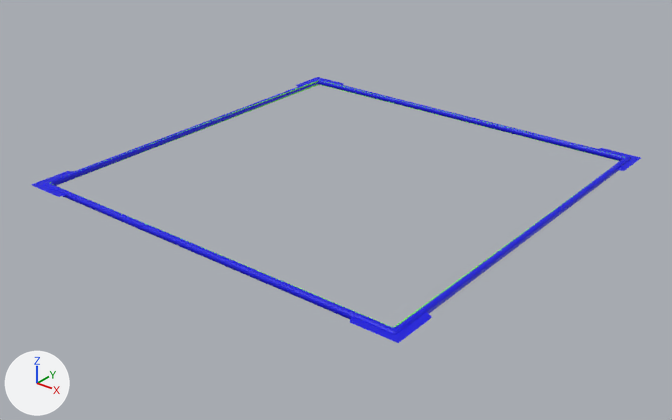
The glTF model border3.glb as it was, and as the next commit left it.
Both versions are drawn from a 50 mm lens placed at (2.51, -3.21, 2.15), pointed at (0.01, -0.09, 0.22). Lighting does not change. The marker at lower left points along +X, +Y and +Z.

Script lines for the objects in view, before the commit:
```python
me_plane = bpy.data.meshes.new('Plane')
me_plane.from_pydata(...)  # 24 vertices, 48 faces; spans x -0.99..0.99, y -0.99..0.99, z 0.0..0.03
me_plane.materials.append(mat_material_001)  # green #73e74e
me_plane_002 = bpy.data.meshes.new('Plane.002')
me_plane_002.from_pydata(...)  # 576 vertices, 1152 faces; spans x -1.0..1.0, y -1.0..1.0, z 0.0..0.03
me_plane_002.materials.append(mat_material_002)  # blue #0300de
me_plane_004 = bpy.data.meshes.new('Plane.004')
me_plane_004.from_pydata(...)  # 24 vertices, 16 faces; spans x -1.03..1.03, y -1.03..1.03, z 0.0
me_plane_004.materials.append(mat_material_002)  # blue #0300de
ob_border = bpy.data.objects.new('border', me_plane_002)
ob_border.location = (0.0, 0.0, 0.362)
ob_borderedges = bpy.data.objects.new('BorderEdges', me_plane_004)
ob_borderedges.location = (0.0, 0.0, 0.385)
ob_plane = bpy.data.objects.new('Plane', me_plane)
ob_plane.location = (0.0, 0.0, 0.362)
```
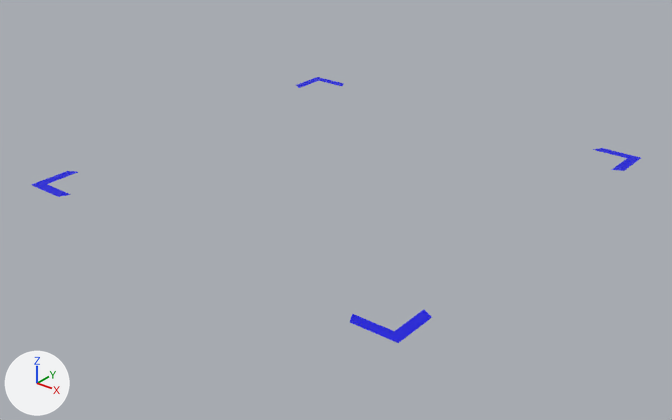
Changed parts and their boxes (x1, y1, x2, y2) in the pictures (672 x 420 px):
'border', deleted (blue): before (43, 79, 630, 334)
'Plane', deleted: before (50, 80, 625, 327)

Edits to the bpy script that builds the scene:
```text
Remove ob_plane:
    ob_plane = bpy.data.objects.new('Plane', me_plane)
    ob_plane.location = (0.0, 0.0, 0.362)
Remove ob_border:
    ob_border = bpy.data.objects.new('border', me_plane_002)
    ob_border.location = (0.0, 0.0, 0.362)
```
